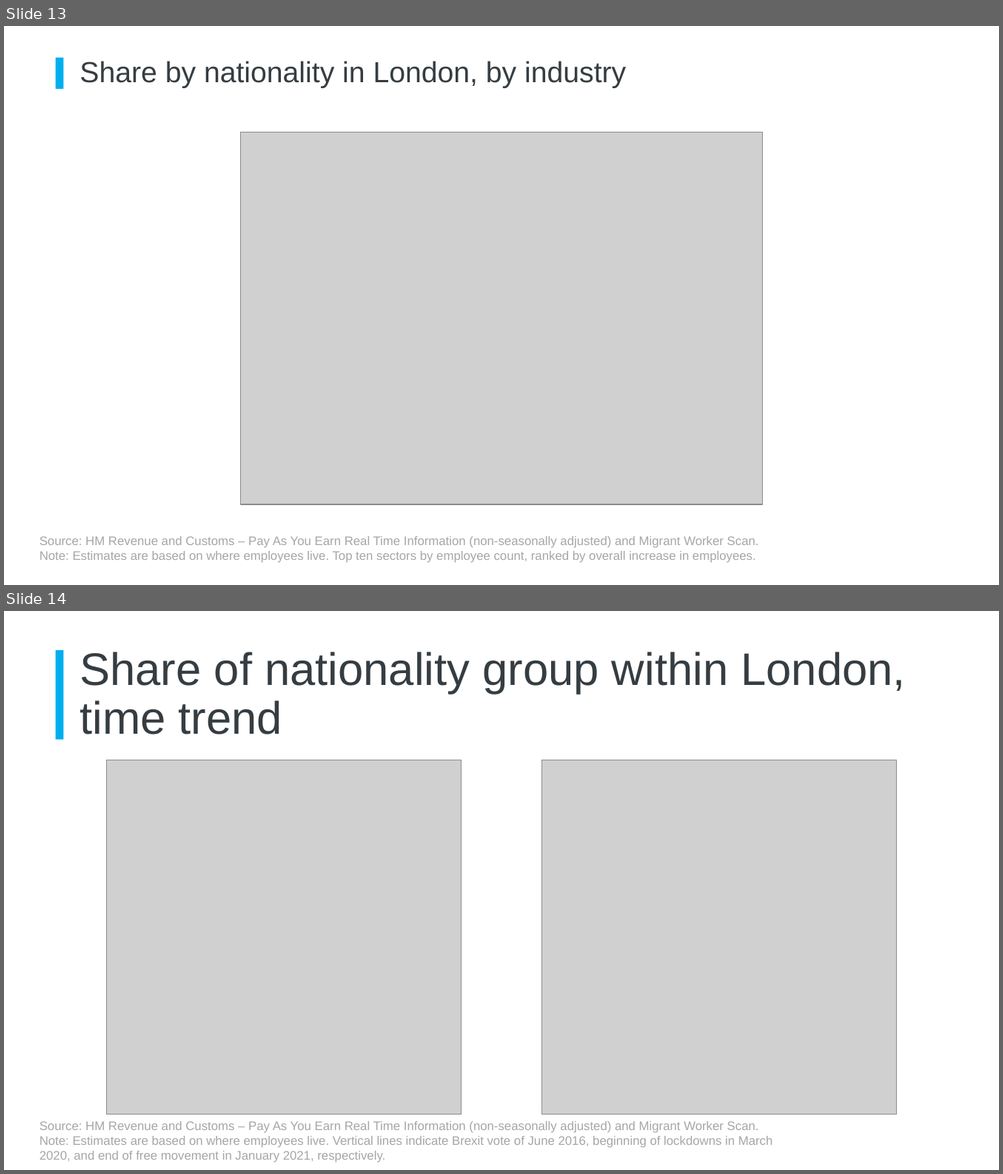
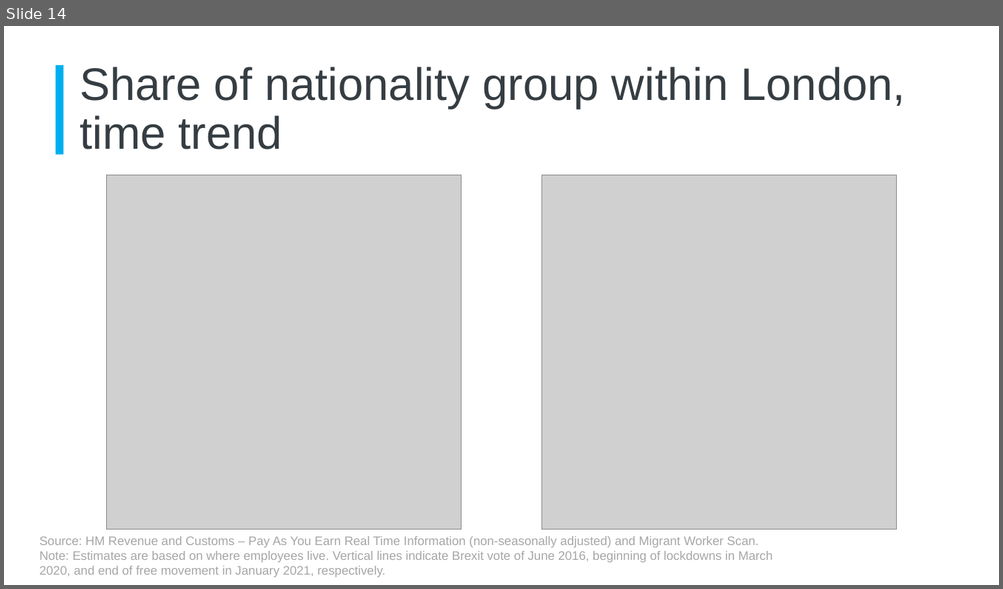
Before and after one commit to ammar-gla/paye-employ, a slide deck: Non-R/2023 May Lunchtime presentation, payrolled employments.pptx. Shown one above the other, each under a label of ours: slides 13 and 14 before the commit, slide 14 after it. The pictures are 1003x1174 and 1003x589 pixels, drawn with LibreOffice and Linux fonts; fonts in the diff are those of the drawing; grey boxes stand for pictures; background and template pictures are left out. Boxes give left, top, right and bottom in pixels: in the first picture for what was removed or moved away, otherwise in the second. Text is boxed around its words. In the diff, an @@ line names an element or a change of style, - is before the commit and + after.

```diff
--- a/Non-R/2023 May Lunchtime presentation, payrolled employments.pptx
+++ b/Non-R/2023 May Lunchtime presentation, payrolled employments.pptx
@@ slide 13 removed at [4, 26, 999, 585], background #FFFFFF @@
@@ rectangle removed at [56, 57, 64, 89] @@
@@ title removed at [79, 61, 626, 88] @@
-Share by nationality in London, by industry
@@ picture removed at [241, 132, 762, 505] @@
@@ text removed at [40, 537, 759, 563] @@
-Source: HM Revenue and Customs – Pay As You Earn Real Time Information (non-seasonally adjusted) and Migrant Worker Scan.
-Note: Estimates are based on where employees live. Top ten sectors by employee count, ranked by overall increase in employees.
```
Also in this commit, not shown: 1 slide changed, 1 slide added, 1 other file.
